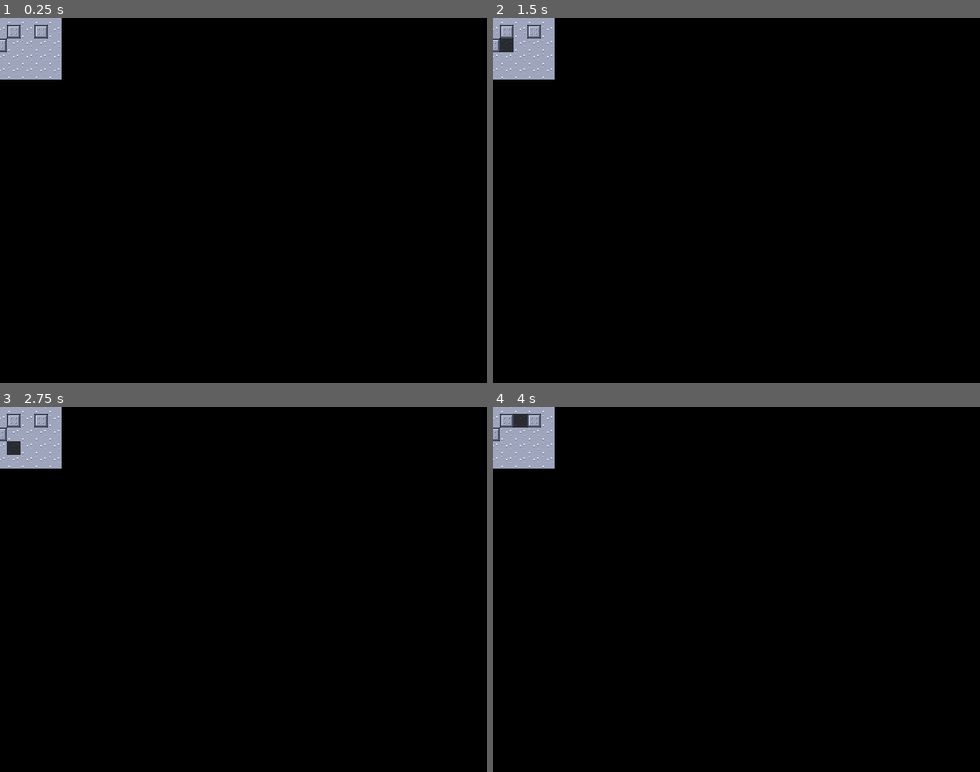
Above: before the commit, frames 1-4 (two rows, left to right).
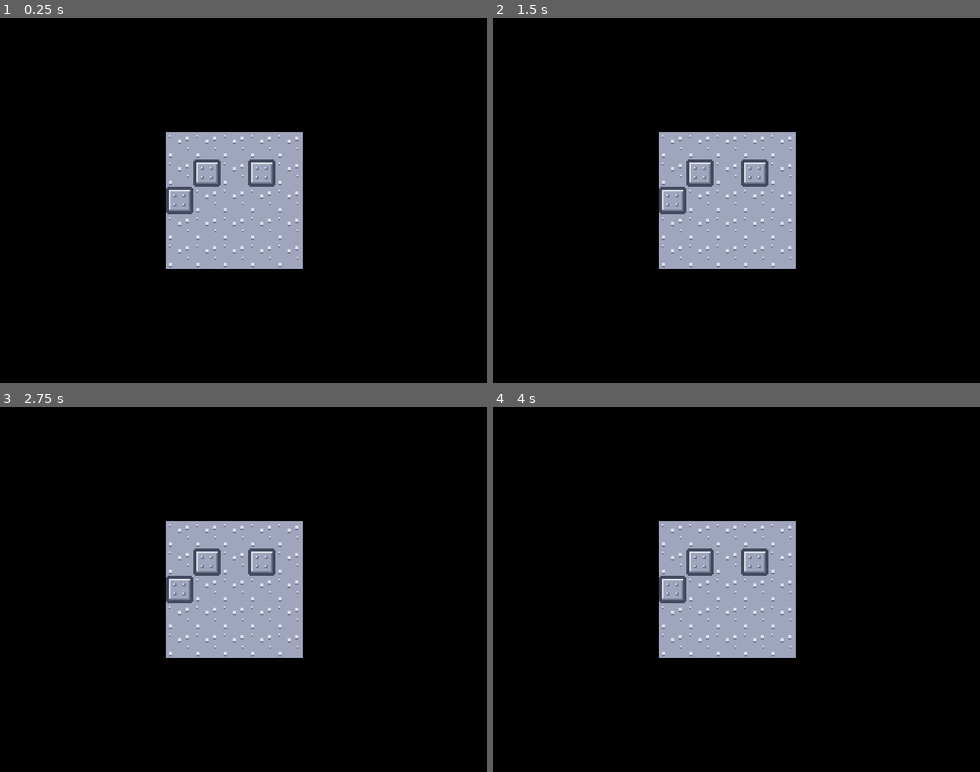
Above: after the commit, the same moments.

Repository: SadnessTrain/ronin-final-breath
Game: Godot game, scene res://Scenes/Playfield/Playfield.tscn
Same seed, same stepped clock (60 frames per second), same inputs: the game is played once before the commit and once after it.
Inputs (mouse positions are in pixels of both pictures, inside the frame that each line leads up to):
- Up to frame 1 (0.25 s): no input
- Up to frame 2 (1.5 s): tap Enter at 0.5 s; move the mouse to (507, 32) at 0.52 s; click (507, 32) at 0.6 s; tap Space at 1.25 s; move the mouse to (507, 47) at 1.27 s; click (507, 47) at 1.35 s
- Up to frame 3 (2.75 s): tap Enter at 2 s; move the mouse to (14, 447) at 2.02 s; click (14, 447) at 2.1 s
- Up to frame 4 (4 s): tap Space at 2.75 s; move the mouse to (507, 461) at 2.77 s; click (507, 461) at 2.85 s; tap Enter at 3.5 s; move the mouse to (522, 421) at 3.52 s; click (522, 421) at 3.6 s

The runs differ from the first frame. In frame 1, 13% of the frame differs, in the area x 0-63%, y 0-69%; in frame 2, 13%; in frame 3, 13%; in frame 4, 13%.

Commit message:
Refactor wall

Diff:
--- /dev/null
+++ b/Scenes/Entities/Obstacle/WallEntity.tscn
@@ -0,0 +1,10 @@
+[gd_scene load_steps=3 format=3 uid="uid://baqocf3yu76nu"]
+
+[ext_resource type="Script" path="res://Scripts/Entities/Entity/Entity.gd" id="1_s2gfb"]
+[ext_resource type="Texture2D" uid="uid://c6ii2umkmseqb" path="res://Textures/Playfield/ObstacleTexture.png" id="2_2t01d"]
+
+[node name="Wall" type="Node2D"]
+script = ExtResource("1_s2gfb")
+
+[node name="Sprite2D" type="Sprite2D" parent="."]
+texture = ExtResource("2_2t01d")
--- a/Scenes/Playfield/Playfield.tscn
+++ b/Scenes/Playfield/Playfield.tscn
@@ -4,3 +4,7 @@
 
 [node name="Playfield" type="Node2D"]
 script = ExtResource("1_8mggn")
+
+[node name="Camera2D" type="Camera2D" parent="."]
+position = Vector2(42, 36)
+zoom = Vector2(2, 2)
--- a/Scenes/Playfield/Tile.tscn
+++ b/Scenes/Playfield/Tile.tscn
@@ -1,6 +1,7 @@
-[gd_scene load_steps=3 format=3 uid="uid://lvsl4hg5b1jr"]
+[gd_scene load_steps=4 format=3 uid="uid://lvsl4hg5b1jr"]
 
 [ext_resource type="Script" path="res://Scripts/Playfield/Tile.gd" id="1_ohxan"]
+[ext_resource type="Texture2D" uid="uid://br70522rf0c2p" path="res://Textures/Playfield/GroundTexture.png" id="2_680is"]
 
 [sub_resource type="RectangleShape2D" id="RectangleShape2D_lq7g6"]
 size = Vector2(18, 18)
@@ -10,6 +11,7 @@
 sprite = NodePath("Sprite2D")
 
 [node name="Sprite2D" type="Sprite2D" parent="."]
+texture = ExtResource("2_680is")
 
 [node name="CollisionShape2D" type="CollisionShape2D" parent="."]
 shape = SubResource("RectangleShape2D_lq7g6")
--- a/Scripts/Playfield/Playfield.gd
+++ b/Scripts/Playfield/Playfield.gd
@@ -2,6 +2,7 @@
 class_name Playfield
 
 var tileScene = preload("res://Scenes/Playfield/Tile.tscn")
+var wallEntityScene = preload("res://Scenes/Entities/Obstacle/WallEntity.tscn")
 
 var cellSize: Vector2i = Vector2i(18, 18)
 var size: Vector2i = Vector2i(5, 5)
@@ -13,7 +14,15 @@
 		for y in range(0, size.y):
 			var pos = Vector2i(x, y)
 			var tile: Tile = tileScene.instantiate()
-			tile.createTile(x + y, pos, self, Utils.randomInt(0, 10) >= 9)
+			tile.createTile(x + y, pos, self)
+
+			if Utils.randomInt(0, 10) >= 9:
+				CreateWall(tile)
+
 			add_child(tile)
 
 			tiles[pos] = tile
+
+func CreateWall(tile: Tile):
+	var wall: Entity = wallEntityScene.instantiate()
+	tile.appendEntity(wall)
--- a/Scripts/Playfield/Tile.gd
+++ b/Scripts/Playfield/Tile.gd
@@ -3,36 +3,23 @@
 
 @export var sprite: Sprite2D
 
-var groundTexture: Texture2D = preload("res://Textures/Playfield/GroundTexture.png")
-var obstacleTexture: Texture2D = preload("res://Textures/Playfield/ObstacleTexture.png")
-
 var playfield: Playfield
 var index: int
 var pos: Vector2i
-var entities: Array[Node2D] #TODO Change Node2D type
-var isObstacle: bool
+var entities: Array[Entity]
 var isHovered: bool
 
 func createTile(index: int, pos: Vector2i, playfield: Playfield, isObstacle = false):
 	self.index = index
 	self.pos = pos
 	self.entities = []
-	self.isObstacle = isObstacle
 	self.playfield = playfield
 	isHovered = false
 	setPosition()
-	setTexture()
 	subscribeSignals()
 
 func setPosition():
 	global_position = Vector2(pos.x * playfield.cellSize.x, pos.y * playfield.cellSize.y)
-
-func setTexture():
-	if isObstacle:
-		sprite.texture = obstacleTexture
-		return
-
-	sprite.texture = groundTexture
 
 func subscribeSignals():
 	mouse_entered.connect(handleMouseEntered)
@@ -49,3 +36,8 @@
 func _physics_process(_delta: float):
 	if isHovered && Input.is_action_just_pressed("LeftMouse"):
 		GlobalSignals.PlayfieldTileClickSignal.emit(index, pos)
+
+func appendEntity(entity: Entity):
+	entity.position = Vector2.ZERO
+	add_child(entity)
+	entities.push_back(entity)
--- /dev/null
+++ b/entity.tscn
@@ -0,0 +1,17 @@
+[gd_scene load_steps=3 format=3 uid="uid://k3rp7o38d6t3"]
+
+[ext_resource type="Script" path="res://entity.gd" id="1_fq272"]
+
+[sub_resource type="SpriteFrames" id="SpriteFrames_8e4rk"]
+
+[node name="Entity" type="Node"]
+script = ExtResource("1_fq272")
+
+[node name="Abilities" type="Node" parent="."]
+
+[node name="Items" type="Node" parent="."]
+
+[node name="Skills" type="Node" parent="."]
+
+[node name="Animations" type="AnimatedSprite2D" parent="."]
+sprite_frames = SubResource("SpriteFrames_8e4rk")
